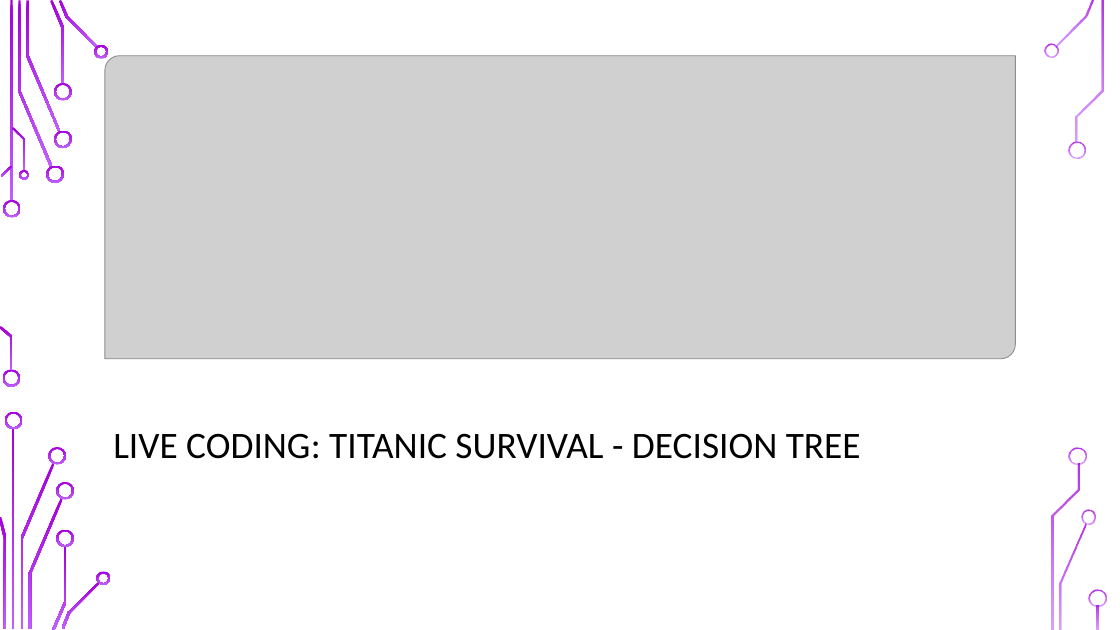
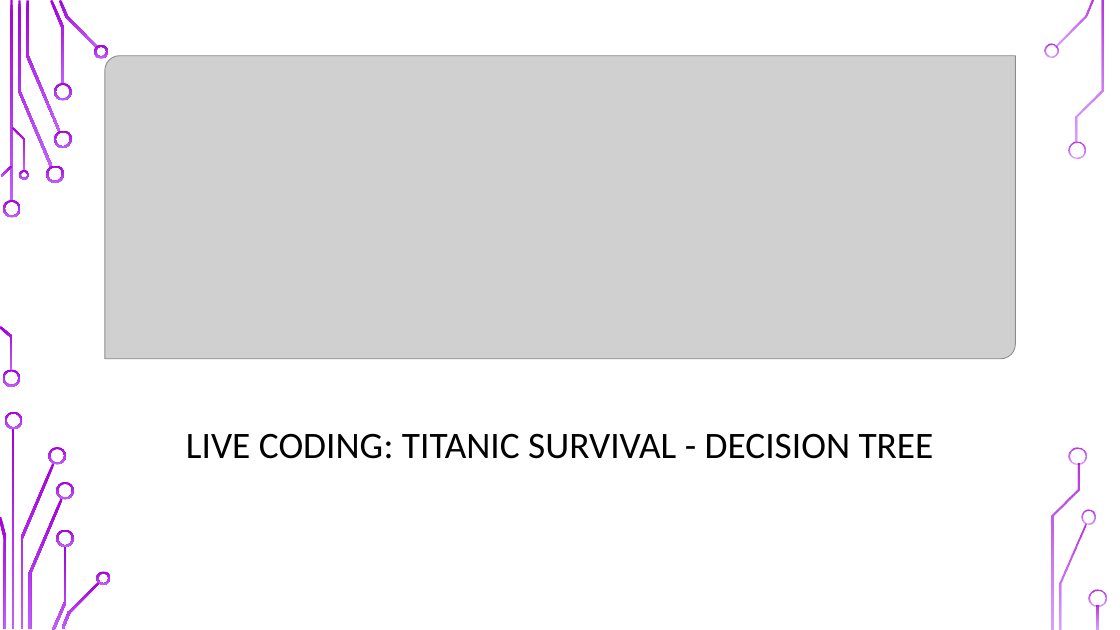
Before and after one commit to UOMDSS/workshops-2021-2022, a slide deck: slide 12 of semester-2-2021-2022/week-6-decision-tree/Decision_Tree.pptx. Drawn at 1120x630 pixels with LibreOffice and Linux fonts; fonts in the diff are those of the drawing; grey boxes stand for pictures; background and template pictures are left out. Boxes give left, top, right and bottom in pixels: in the first picture for what was removed or moved away, otherwise in the second. Text is boxed around its words. In the diff, an @@ line names an element or a change of style, - is before the commit and + after.

```diff
--- a/semester-2-2021-2022/week-6-decision-tree/Decision_Tree.pptx
+++ b/semester-2-2021-2022/week-6-decision-tree/Decision_Tree.pptx
@@ title "LIVE CODING: TITANIC SURVIVAL - ..." at [186, 433, 934, 459]: alignment left to centre @@
```
Also in this commit, not shown: 1 other slide changed, 5 slides added.
